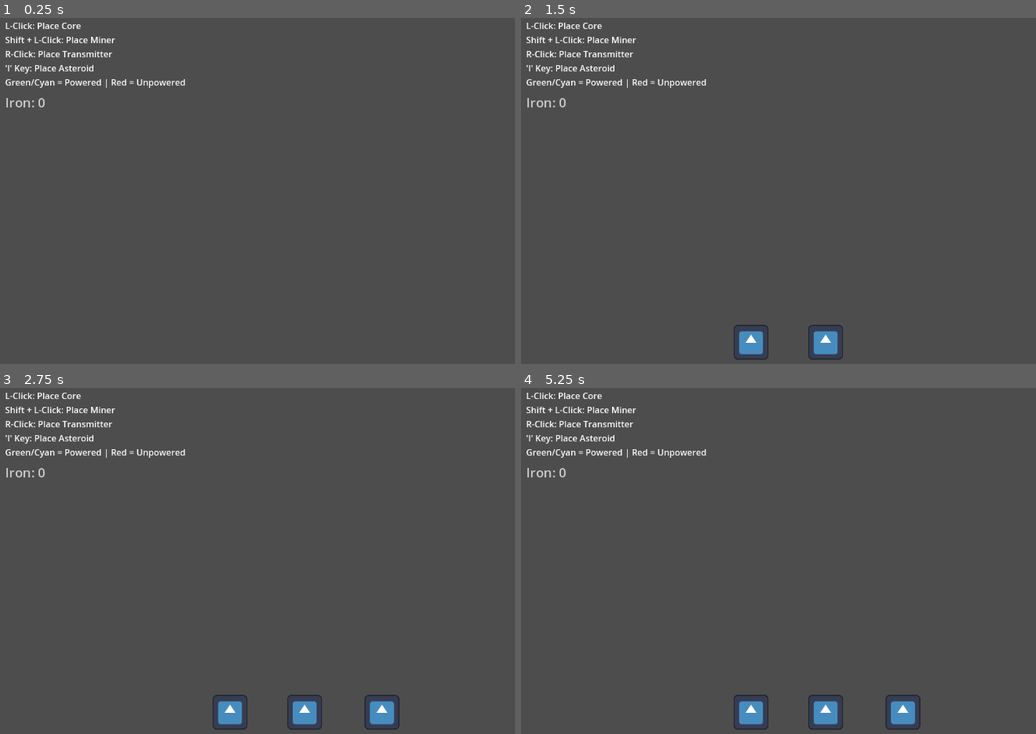
Above: before the commit, frames 1-4 (two rows, left to right).
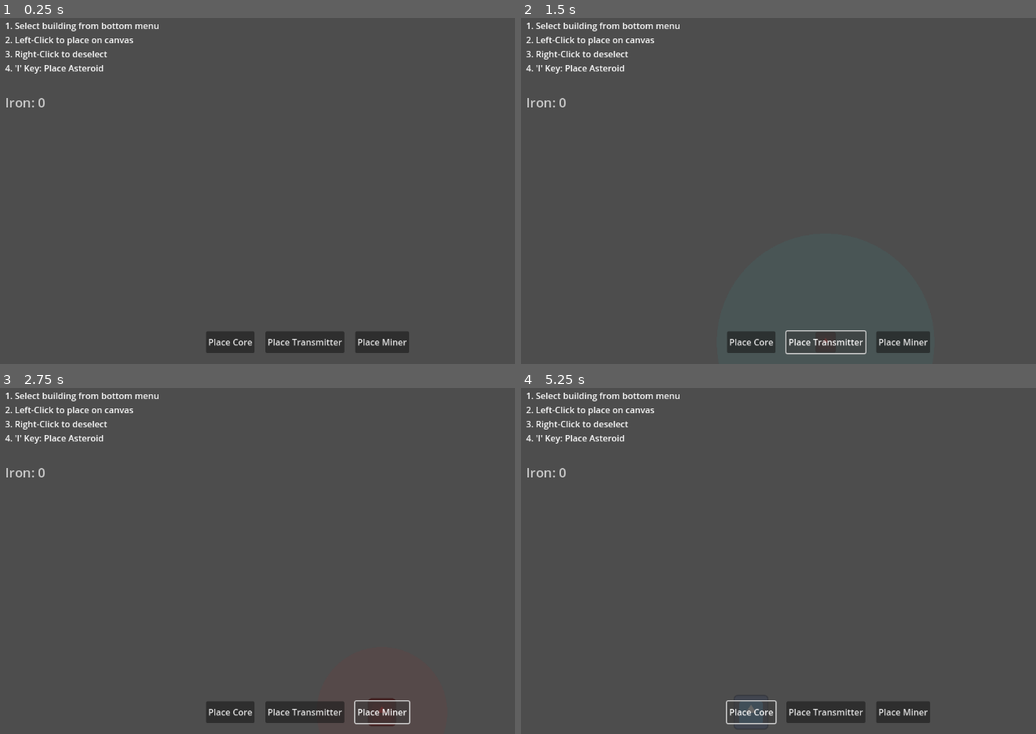
Above: after the commit, the same moments.

Repository: Mudith-Jayasanka/space-miner-v2
Game: Godot game, scene res://main.tscn
Same seed, same stepped clock (60 frames per second), same inputs: the game is played once before the commit and once after it. The engine's default icon, where the game draws it, is replaced by a stand-in: a white triangle on a blue panel in a dark square.
Inputs (mouse positions are in pixels of both pictures, inside the frame that each line leads up to):
- Up to frame 1 (0.25 s): no input
- Up to frame 2 (1.5 s): click (752, 343) at 0.5 s, where only the run after the commit has a clickable "Place Core"; click (824, 343) at 1.25 s, where only the run after the commit has a clickable "Place Transmitter"
- Up to frame 3 (2.75 s): click (381, 713) at 2 s, where only the run after the commit has a clickable "Place Miner"
- Up to frame 4 (5.25 s): click (752, 713) at 2.75 s, where only the run after the commit has a clickable "Place Core"; click (824, 713) at 3.5 s, where only the run after the commit has a clickable "Place Transmitter"; click (902, 713) at 4.25 s, where only the run after the commit has a clickable "Place Miner"; click (752, 713) at 5 s, where only the run after the commit has a clickable "Place Core"

The runs differ from the first frame. In frame 1, 3.3% of the frame differs, in the area x 0-80%, y 1-97%; in frame 2, 3.2%; in frame 3, 3.7%, in the area x 0-80%, y 1-99%; in frame 4, 3.5%.

Commit message:
Building - Ghost - added

Diff:
--- a/autoloads/GameEvents.gd
+++ b/autoloads/GameEvents.gd
@@ -13,4 +13,4 @@
 signal iron_collected(amount: float)
 
 # Visual/VFX Events
-signal surge_visual_requested(path: Array)
+signal surge_visual_requested(path: Array, is_preview: bool)
--- a/buildings/miner/miner.tscn
+++ b/buildings/miner/miner.tscn
@@ -1,9 +1,10 @@
-[gd_scene load_steps=5 format=3 uid="uid://miner_building_uid"]
+[gd_scene load_steps=6 format=3 uid="uid://miner_building_uid"]
 
 [ext_resource type="Script" path="res://buildings/miner/miner.gd" id="1_m"]
 [ext_resource type="Script" path="res://components/PowerReceiver.gd" id="2_pr"]
 [ext_resource type="Script" path="res://components/ResourceExtractor.gd" id="3_re"]
 [ext_resource type="Texture2D" uid="uid://c0pl7vy08wedu" path="res://icon.svg" id="4_icon"]
+[ext_resource type="Script" path="res://components/RangeVisualizer.gd" id="5_rv"]
 
 [node name="Miner" type="Node2D"]
 script = ExtResource("1_m")
@@ -31,3 +32,8 @@
 theme_override_font_sizes/font_size = 12
 text = "MINER"
 horizontal_alignment = 1
+
+[node name="MiningRange" type="Node2D" parent="."]
+script = ExtResource("5_rv")
+radius = 120.0
+color = Color(1, 0, 0, 0.1)
--- a/buildings/power_transmitter/power_transmitter.tscn
+++ b/buildings/power_transmitter/power_transmitter.tscn
@@ -1,8 +1,9 @@
-[gd_scene load_steps=4 format=3 uid="uid://transmitter_building_uid"]
+[gd_scene load_steps=5 format=3 uid="uid://transmitter_building_uid"]
 
 [ext_resource type="Script" path="res://buildings/power_transmitter/power_transmitter.gd" id="1_pt"]
 [ext_resource type="Script" path="res://components/PowerReceiver.gd" id="2_pr"]
 [ext_resource type="Texture2D" uid="uid://c0pl7vy08wedu" path="res://icon.svg" id="3_icon"]
+[ext_resource type="Script" path="res://components/RangeVisualizer.gd" id="4_rv"]
 
 [node name="PowerTransmitter" type="Node2D"]
 script = ExtResource("1_pt")
@@ -25,3 +26,8 @@
 theme_override_font_sizes/font_size = 12
 text = "TRANSMITTER"
 horizontal_alignment = 1
+
+[node name="RangeVisualizer" type="Node2D" parent="."]
+script = ExtResource("4_rv")
+radius = 200.0
+color = Color(0, 1, 1, 0.1)
--- /dev/null
+++ b/components/RangeVisualizer.gd
@@ -0,0 +1,11 @@
+extends Node2D
+
+@export var radius: float = 100.0
+@export var color: Color = Color(0, 1, 1, 0.2)
+
+func _draw() -> void:
+	draw_circle(Vector2.ZERO, radius, color)
+
+func update_radius(new_radius: float) -> void:
+	radius = new_radius
+	queue_redraw()
--- a/main.gd
+++ b/main.gd
@@ -6,26 +6,90 @@
 @export var asteroid_scene: PackedScene = preload("res://entities/asteroid/Asteroid.tscn")
 
 @onready var iron_label: Label = $UI/IronLabel
+@onready var building_menu: HBoxContainer = $UI/BuildingMenu
+
+var selected_building_type: String = ""
+var ghost_building: Node2D = null
 
 func _ready() -> void:
 	ResourceManager.iron_count_changed.connect(_on_iron_count_changed)
+	if building_menu:
+		building_menu.building_selected.connect(_on_building_selected)
+
+func _on_building_selected(type: String) -> void:
+	if ghost_building:
+		ghost_building.queue_free()
+		ghost_building = null
+
+	selected_building_type = type
+	_create_ghost(type)
+
+func _create_ghost(type: String) -> void:
+	var scene: PackedScene = null
+	match type:
+		"core": scene = core_scene
+		"transmitter": scene = transmitter_scene
+		"miner": scene = miner_scene
+
+	if scene:
+		ghost_building = scene.instantiate()
+		ghost_building.modulate.a = 0.5
+		# Disable scripts on ghost if they interfere, or use a specific ghost mode
+		ghost_building.set_process(false)
+		ghost_building.set_physics_process(false)
+		if ghost_building.has_node("Label"):
+			ghost_building.get_node("Label").visible = false
+		add_child(ghost_building)
 
 func _on_iron_count_changed(new_total: float) -> void:
 	iron_label.text = "Iron: %d" % int(new_total)
 
+func _process(_delta: float) -> void:
+	if ghost_building:
+		ghost_building.global_position = get_global_mouse_position()
+		_update_ghost_visuals()
+
+func _update_ghost_visuals() -> void:
+	var potential_source = $GridManager.get_potential_source(ghost_building.global_position)
+	if potential_source:
+		GameEvents.surge_visual_requested.emit([[ghost_building.global_position, potential_source.global_position]], true)
+	else:
+		# If no potential source, still emit empty to clear preview lines
+		# Note: We need a way to clear ONLY preview lines or handle this in renderer
+		pass
+
 func _unhandled_input(event: InputEvent) -> void:
 	if event is InputEventMouseButton and event.pressed:
 		if event.button_index == MOUSE_BUTTON_LEFT:
-			if Input.is_key_pressed(KEY_SHIFT):
-				_place_building(miner_scene, event.position)
-			else:
-				_place_building(core_scene, event.position)
+			if selected_building_type != "":
+				_place_selected_building(event.position)
 		elif event.button_index == MOUSE_BUTTON_RIGHT:
-			_place_building(transmitter_scene, event.position)
+			_clear_selection()
 
 	if event is InputEventKey and event.pressed:
 		if event.keycode == KEY_I:
 			_place_entity(asteroid_scene, get_global_mouse_position())
+
+func _clear_selection() -> void:
+	selected_building_type = ""
+	if ghost_building:
+		ghost_building.queue_free()
+		ghost_building = null
+	GameEvents.surge_visual_requested.emit([], true) # Clear preview lines
+
+func _place_selected_building(pos: Vector2) -> void:
+	var scene: PackedScene = null
+	match selected_building_type:
+		"core": scene = core_scene
+		"transmitter": scene = transmitter_scene
+		"miner": scene = miner_scene
+
+	if scene:
+		_place_building(scene, pos)
+		# Keep selected or clear? Typically keep for batch placing
+		# but for core we might want to clear.
+		if selected_building_type == "core":
+			_clear_selection()
 
 func _place_building(scene: PackedScene, pos: Vector2) -> void:
 	var b = scene.instantiate()
--- a/main.tscn
+++ b/main.tscn
@@ -1,8 +1,9 @@
-[gd_scene load_steps=4 format=3 uid="uid://da01pjy2a3phd"]
+[gd_scene load_steps=5 format=3 uid="uid://da01pjy2a3phd"]
 
 [ext_resource type="Script" path="res://main.gd" id="1_m"]
 [ext_resource type="Script" path="res://systems/grid/GridManager.gd" id="2_gm"]
 [ext_resource type="Script" path="res://systems/grid/PowerLineRenderer.gd" id="3_plr"]
+[ext_resource type="Script" path="res://ui/BuildingMenu.gd" id="4_bm"]
 
 [node name="Main" type="Node2D"]
 script = ExtResource("1_m")
@@ -20,17 +21,48 @@
 offset_top = 14.0
 offset_right = 312.0
 offset_bottom = 140.0
-text = "L-Click: Place Core
-Shift + L-Click: Place Miner
-R-Click: Place Transmitter
-'I' Key: Place Asteroid
-Green/Cyan = Powered | Red = Unpowered"
+text = "1. Select building from bottom menu
+2. Left-Click to place on canvas
+3. Right-Click to deselect
+4. 'I' Key: Place Asteroid"
 
 [node name="IronLabel" type="Label" parent="UI"]
 offset_left = 21.0
 offset_top = 150.0
 offset_right = 150.0
-offset_bottom = 173.0
+offset_bottom = 184.0
 theme_override_colors/font_color = Color(0.8, 0.8, 0.8, 1)
 theme_override_font_sizes/font_size = 24
 text = "Iron: 0"
+
+[node name="BuildingMenu" type="HBoxContainer" parent="UI"]
+anchors_preset = 7
+anchor_left = 0.5
+anchor_top = 1.0
+anchor_right = 0.5
+anchor_bottom = 1.0
+offset_left = -150.0
+offset_top = -60.0
+offset_right = 150.0
+offset_bottom = -20.0
+grow_horizontal = 2
+grow_vertical = 0
+theme_override_constants/separation = 20
+alignment = 1
+script = ExtResource("4_bm")
+
+[node name="CoreButton" type="Button" parent="UI/BuildingMenu"]
+layout_mode = 2
+text = "Place Core"
+
+[node name="TransmitterButton" type="Button" parent="UI/BuildingMenu"]
+layout_mode = 2
+text = "Place Transmitter"
+
+[node name="MinerButton" type="Button" parent="UI/BuildingMenu"]
+layout_mode = 2
+text = "Place Miner"
+
+[connection signal="pressed" from="UI/BuildingMenu/CoreButton" to="UI/BuildingMenu" method="_on_core_button_pressed"]
+[connection signal="pressed" from="UI/BuildingMenu/TransmitterButton" to="UI/BuildingMenu" method="_on_transmitter_button_pressed"]
+[connection signal="pressed" from="UI/BuildingMenu/MinerButton" to="UI/BuildingMenu" method="_on_miner_button_pressed"]
--- a/systems/grid/GridManager.gd
+++ b/systems/grid/GridManager.gd
@@ -84,7 +84,33 @@
 					receiver.efficiency = 1.0 # Simple 1.0 for M1
 
 	GameEvents.grid_updated.emit()
-	GameEvents.surge_visual_requested.emit(connections)
+	GameEvents.surge_visual_requested.emit(connections, false)
+
+func get_potential_source(pos: Vector2) -> Node2D:
+	# Find the nearest powered building that can transmit to this position
+	var nearest_source = null
+	var min_dist = INF
+
+	for b in buildings:
+		var receiver = _get_power_receiver(b)
+		var source = _get_power_source(b)
+
+		# Building must be powered to be a source
+		if (receiver and receiver.is_powered) or source:
+			var range = _get_transmission_range(b)
+			var dist = b.global_position.distance_to(pos)
+
+			if dist <= range and dist < min_dist:
+				min_dist = dist
+				nearest_source = b
+
+	return nearest_source
+
+func _get_power_source(node: Node2D) -> PowerSource:
+	for child in node.get_children():
+		if child is PowerSource:
+			return child
+	return null
 
 func _get_power_receiver(node: Node2D) -> PowerReceiver:
 	for child in node.get_children():
--- a/systems/grid/PowerLineRenderer.gd
+++ b/systems/grid/PowerLineRenderer.gd
@@ -1,11 +1,24 @@
 extends Node2D
 
+var grid_lines: Node2D
+var preview_lines: Node2D
+
 func _ready() -> void:
+	grid_lines = Node2D.new()
+	grid_lines.name = "GridLines"
+	add_child(grid_lines)
+
+	preview_lines = Node2D.new()
+	preview_lines.name = "PreviewLines"
+	add_child(preview_lines)
+
 	GameEvents.surge_visual_requested.connect(_on_surge_visual_requested)
 
-func _on_surge_visual_requested(connections: Array) -> void:
-	# Clear previous lines
-	for child in get_children():
+func _on_surge_visual_requested(connections: Array, is_preview: bool) -> void:
+	var container = preview_lines if is_preview else grid_lines
+
+	# Clear previous lines in the target container
+	for child in container.get_children():
 		child.queue_free()
 
 	# Create new lines for each connection
@@ -13,5 +26,12 @@
 		var line = Line2D.new()
 		line.points = PackedVector2Array(pair)
 		line.width = 2.0
-		line.default_color = Color(0, 1, 1, 0.5) # Semi-transparent Cyan
-		add_child(line)
+
+		if is_preview:
+			line.default_color = Color(1, 1, 0, 0.4) # Semi-transparent Yellow for preview
+			# Dash effect for preview
+			line.texture_mode = Line2D.LINE_TEXTURE_TILE
+		else:
+			line.default_color = Color(0, 1, 1, 0.5) # Semi-transparent Cyan for fixed
+
+		container.add_child(line)
--- /dev/null
+++ b/ui/BuildingMenu.gd
@@ -0,0 +1,12 @@
+extends HBoxContainer
+
+signal building_selected(type: String)
+
+func _on_core_button_pressed() -> void:
+	building_selected.emit("core")
+
+func _on_transmitter_button_pressed() -> void:
+	building_selected.emit("transmitter")
+
+func _on_miner_button_pressed() -> void:
+	building_selected.emit("miner")
